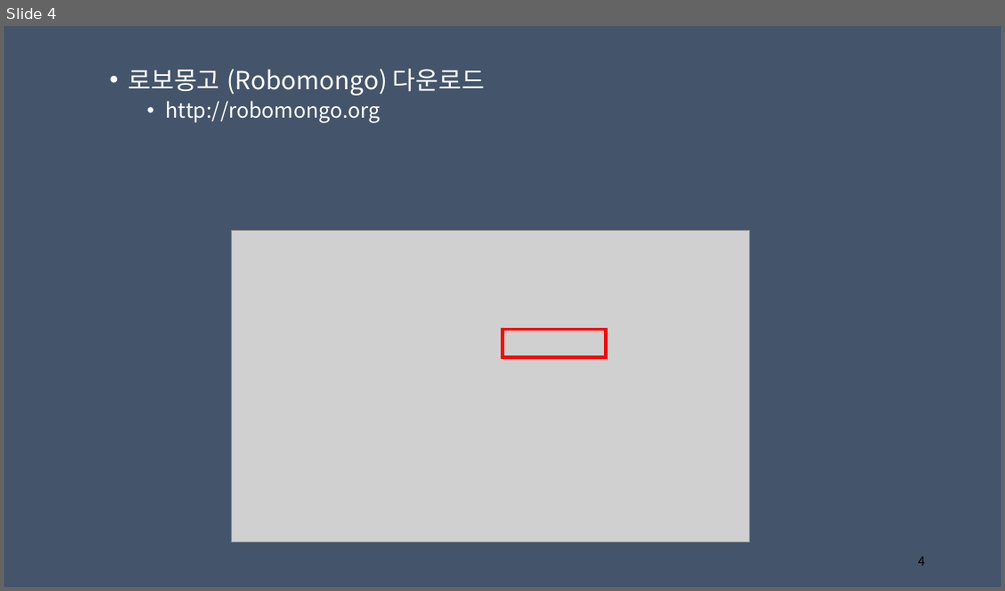
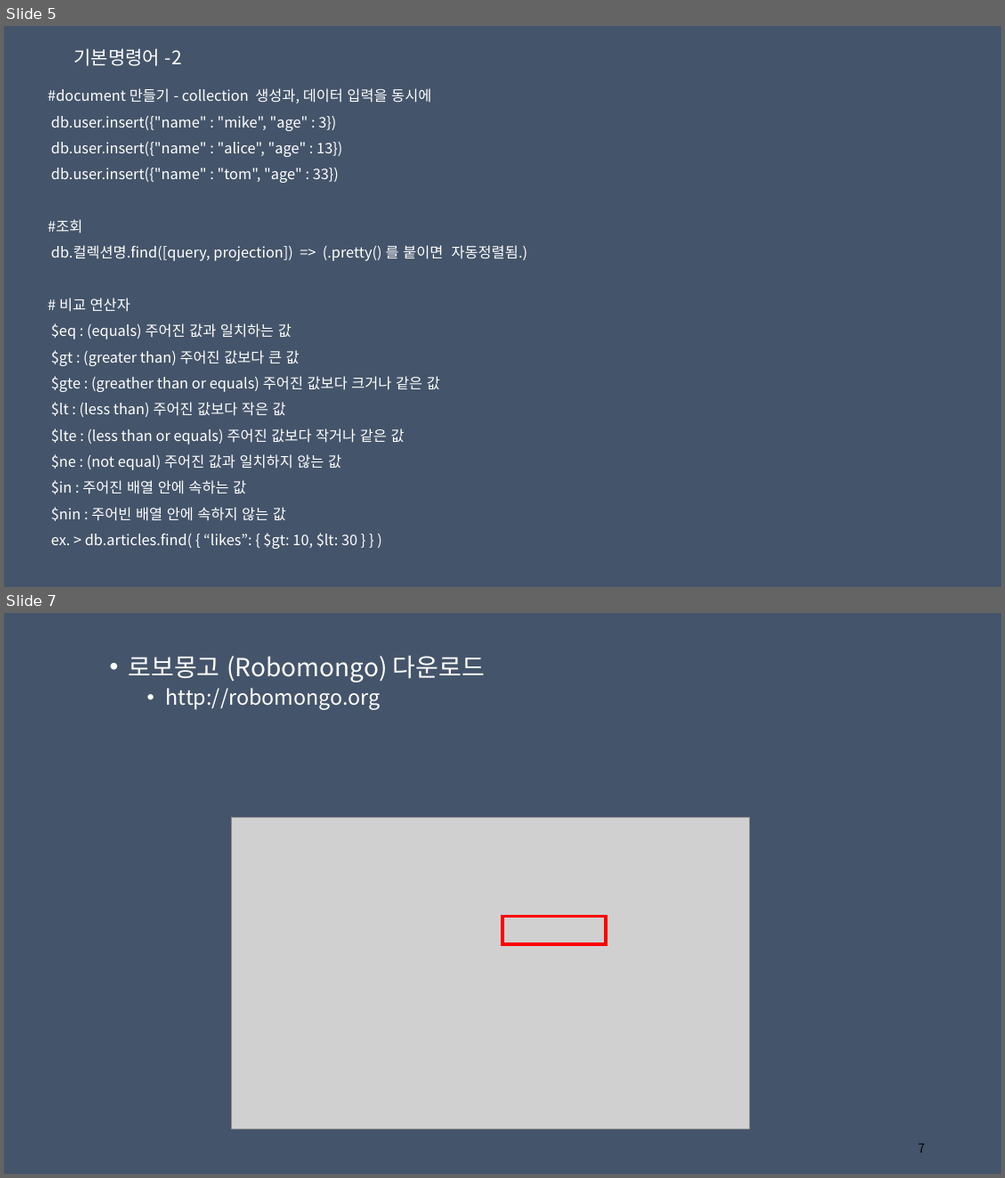
Before and after one commit to noirman1/gsrstudy, a slide deck: ch06/mongodb.pptx. Shown one above the other, each under a label of ours: slide 4 before the commit, slides 5 and 7 after it; the slides between them are not shown. The pictures are 1005x591 and 1005x1178 pixels, drawn with LibreOffice and Linux fonts; fonts in the diff are those of the drawing; grey boxes stand for pictures. Boxes give left, top, right and bottom in pixels: in the first picture for what was removed or moved away, otherwise in the second. Text is boxed around its words. In the diff, an @@ line names an element or a change of style, - is before the commit and + after.

```diff
--- a/ch06/mongodb.pptx
+++ b/ch06/mongodb.pptx
@@ slide 5 added at bbox=[4, 26, 1001, 587], background #44546A @@
@@ title added at bbox=[73, 48, 182, 66], 18 pt, text #FFFFFF @@
+기본명령어 -2
@@ text added at bbox=[48, 88, 528, 548], 14 pt, text #FFFFFF @@
+#document 만들기 - collection 생성과, 데이터 입력을 동시에
+db.user.insert({"name" : "mike", "age" : 3})
+db.user.insert({"name" : "alice", "age" : 13})
+db.user.insert({"name" : "tom", "age" : 33})
+#조회
+db.컬렉션명.find([query, projection]) => (.pretty() 를 붙이면 자동정렬됨.)
+# 비교 연산자
+$eq : (equals) 주어진 값과 일치하는 값
+$gt : (greater than) 주어진 값보다 큰 값
+$gte : (greather than or equals) 주어진 값보다 크거나 같은 값
+$lt : (less than) 주어진 값보다 작은 값
+$lte : (less than or equals) 주어진 값보다 작거나 같은 값
+$ne : (not equal) 주어진 값과 일치하지 않는 값
+$in : 주어진 배열 안에 속하는 값
+$nin : 주어빈 배열 안에 속하지 않는 값
+ex. > db.articles.find( { “likes”: { $gt: 10, $lt: 30 } } )
@@ what was slide 4 is now slide 7 @@
@@ page number at bbox=[918, 1143, 925, 1152]: text changed @@
-4
+7
```
Also in this commit, not shown: 3 slides changed, 2 other slides added, 3 other files.
